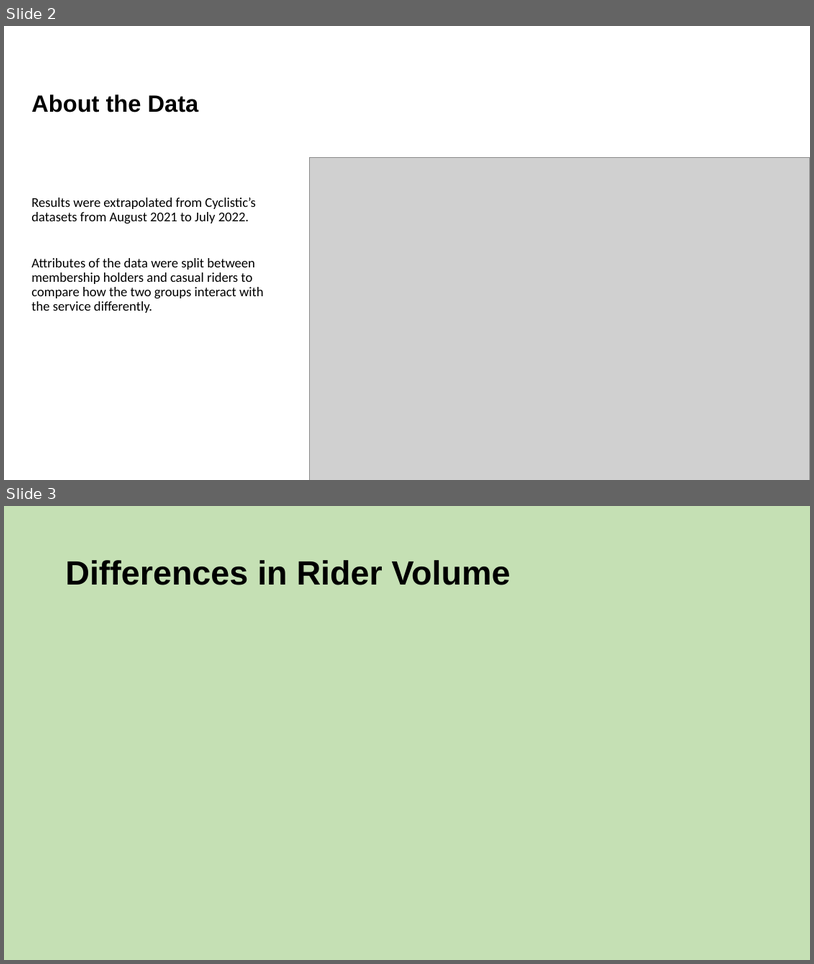
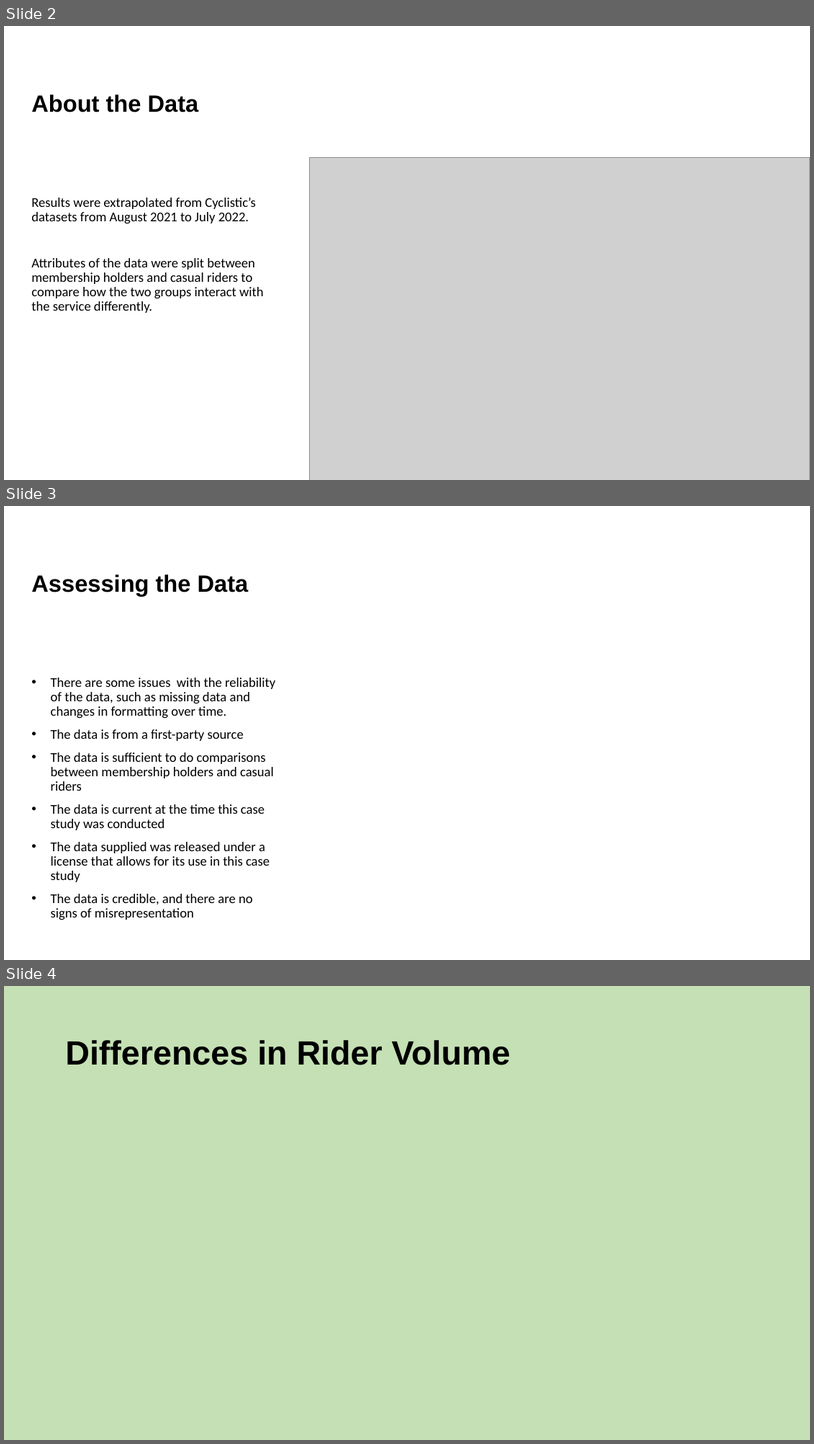
Before and after one commit to jason-heller/Rideshare-Case-Study, a slide deck: analysis_presentation.pptx. Shown one above the other, each under a label of ours: slides 2 and 3 before the commit, slides 2, 3 and 4 after it. The pictures are 814x964 and 814x1444 pixels, drawn with LibreOffice and Linux fonts; fonts in the diff are those of the drawing; grey boxes stand for pictures. Boxes give left, top, right and bottom in pixels: in the first picture for what was removed or moved away, otherwise in the second. Text is boxed around its words. In the diff, an @@ line names an element or a change of style, - is before the commit and + after.

```diff
--- a/analysis_presentation.pptx
+++ b/analysis_presentation.pptx
@@ slide 3 added at [4, 506, 810, 960], background #FFFFFF @@
@@ title added at [31, 574, 249, 596], 28 pt, text #000000, bold @@
+Assessing the Data
@@ text added at [51, 677, 275, 920], 16 pt, text #000000 @@
+• There are some issues with the reliability of the data, such as missing data and changes in formatting over time.
+• The data is from a first-party source
+• The data is sufficient to do comparisons between membership holders and casual riders
+• The data is current at the time this case study was conducted
+• The data supplied was released under a license that allows for its use in this case study
+• The data is credible, and there are no signs of misrepresentation
@@ what was slide 3 is now slide 4 @@
```
Also in this commit, not shown: 2 other files.
